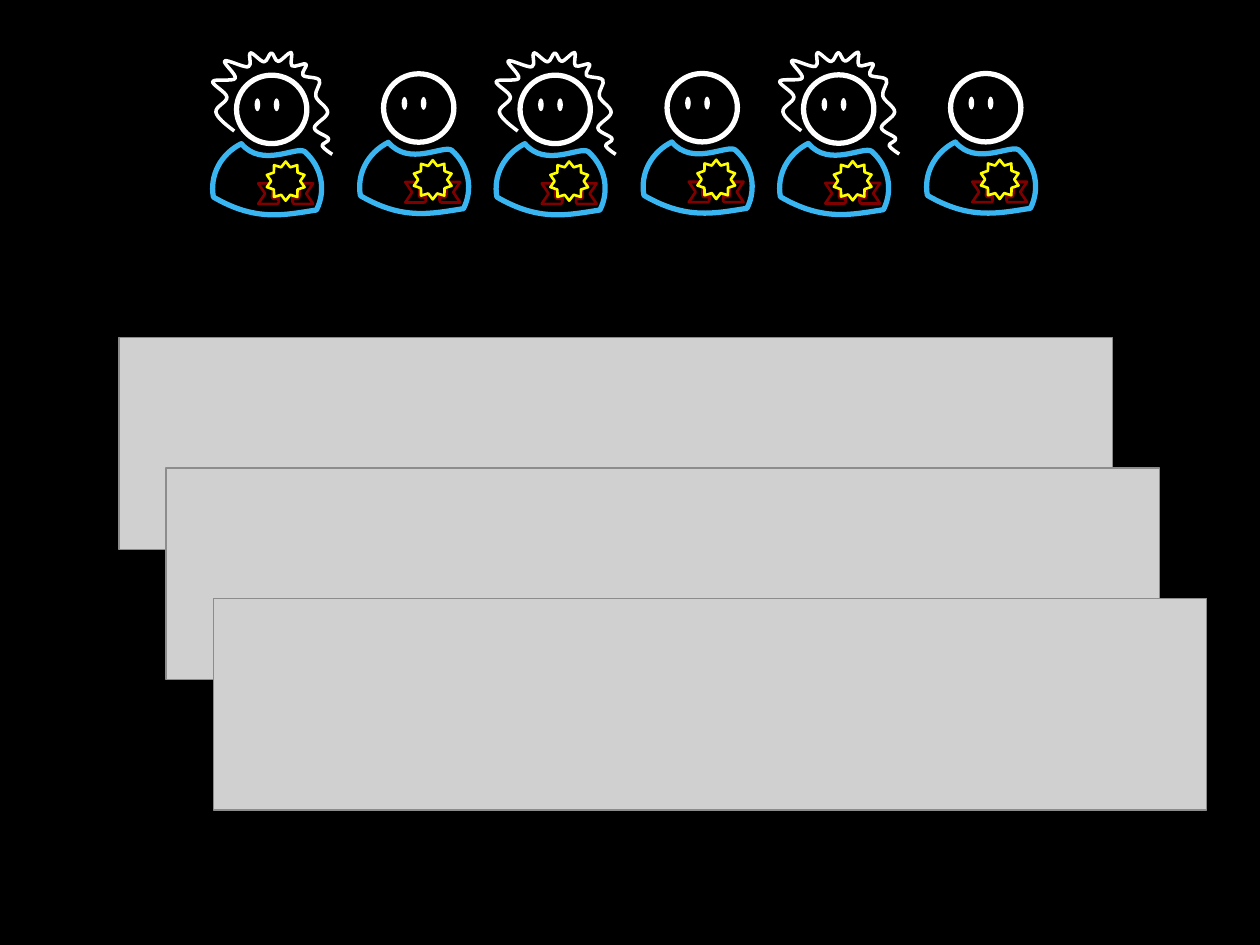
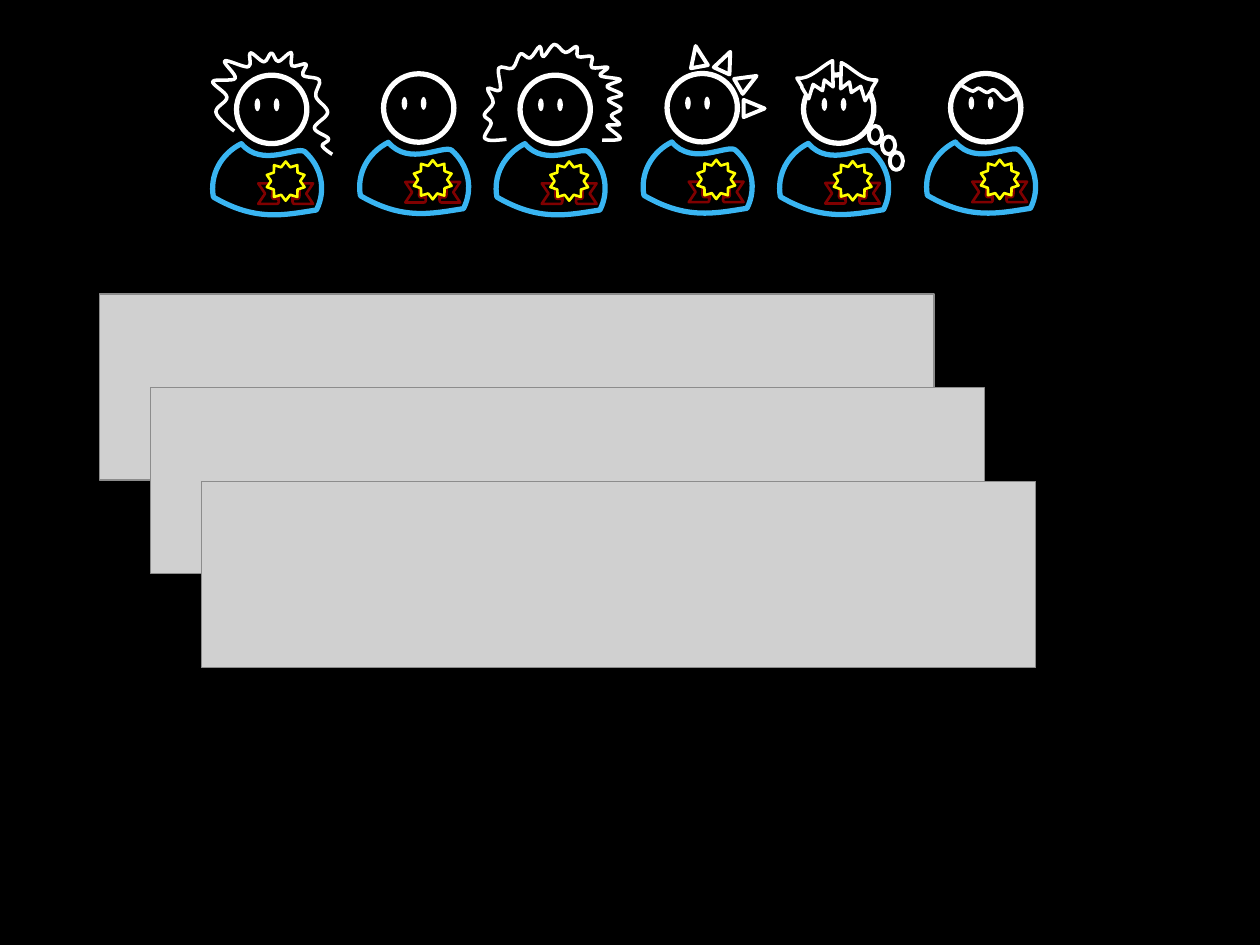
Before and after one commit to socketwench/exampleModuleAintCore, a slide deck: slide 120 of src/exampleModuleAintCore.pptx. Drawn at 1260x945 pixels with LibreOffice and Linux fonts; fonts in the diff are those of the drawing; grey boxes stand for pictures. Boxes give left, top, right and bottom in pixels: in the first picture for what was removed or moved away, otherwise in the second. Text is boxed around its words. In the diff, an @@ line names an element or a change of style, - is before the commit and + after.

Commit message:
Updated powerpoint with less normative contrib tram graphic.

```diff
--- a/src/exampleModuleAintCore.pptx
+++ b/src/exampleModuleAintCore.pptx
@@ freeform shape: place and size @@
-freeform shape at [496, 53, 616, 155]
+freeform shape at [484, 44, 621, 140]
@@ triangle added at [687, 44, 709, 68], outline #FFFFFF 2.25 pt @@
@@ triangle added at [713, 48, 738, 75], outline #FFFFFF 2.25 pt @@
@@ triangle added at [733, 68, 761, 94], outline #FFFFFF 2.25 pt @@
@@ freeform shape added at [796, 60, 833, 98], fill #000000, outline #FFFFFF 2 pt @@
@@ freeform shape added at [840, 63, 877, 101], fill #000000, outline #FFFFFF 2 pt @@
@@ freeform shape: place and size @@
-freeform shape at [780, 52, 900, 154]
+freeform shape at [961, 86, 1017, 100]
@@ triangle added at [744, 100, 765, 118], outline #FFFFFF 2.25 pt @@
@@ ellipse added at [869, 126, 882, 144], outline #FFFFFF 2.25 pt @@
@@ ellipse added at [882, 136, 895, 154], outline #FFFFFF 2.25 pt @@
@@ ellipse added at [890, 152, 902, 170], outline #FFFFFF 2.25 pt @@
@@ picture added at [100, 294, 934, 480] @@
@@ picture: place and size @@
-picture at [118, 338, 1111, 549]
+picture at [150, 388, 984, 575]
@@ picture: place and size @@
-picture at [166, 469, 1159, 680]
+picture at [202, 481, 1036, 668]
@@ picture removed at [213, 598, 1206, 810] @@
```
